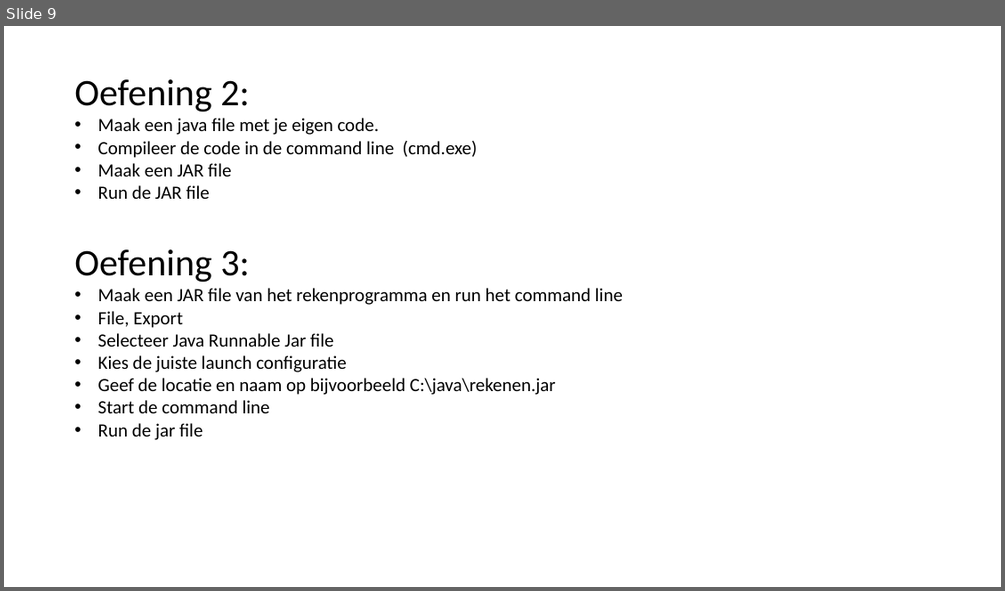
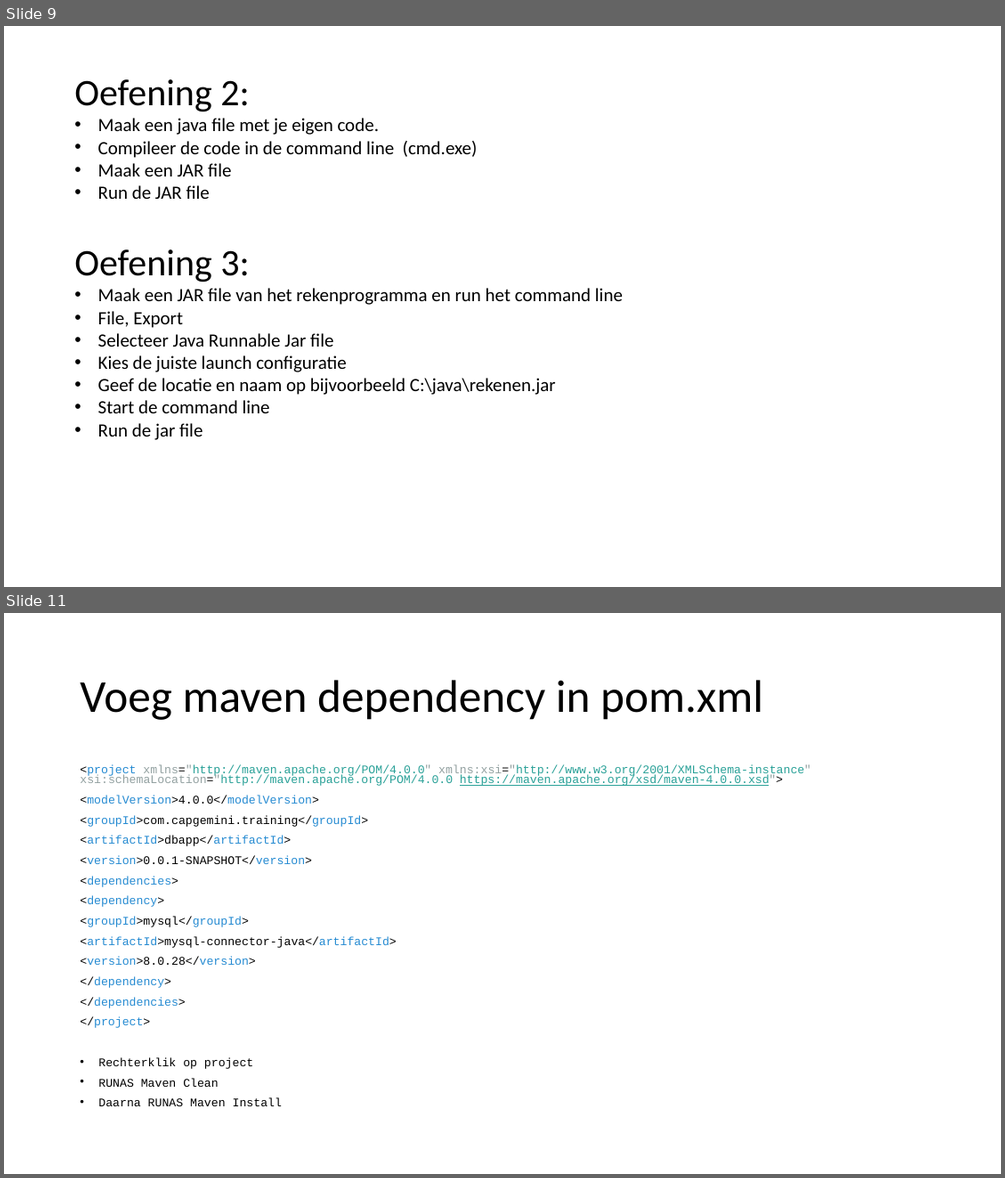
Before and after one commit to otcap/training, a slide deck: java/quickstart/Java training.pptx. Shown one above the other, each under a label of ours: slide 9 before the commit, slides 9 and 11 after it; the slides between them are not shown. The pictures are 1005x591 and 1005x1178 pixels, drawn with LibreOffice and Linux fonts; fonts in the diff are those of the drawing. Boxes give left, top, right and bottom in pixels: in the first picture for what was removed or moved away, otherwise in the second. Text is boxed around its words. In the diff, an @@ line names an element or a change of style, - is before the commit and + after.

```diff
--- a/java/quickstart/Java training.pptx
+++ b/java/quickstart/Java training.pptx
@@ slide 11 added at <box>4,613,1001,1174</box>, background #FFFFFF @@
@@ title added at <box>80,680,763,720</box>, 44 pt, text #000000 @@
+Voeg maven dependency in pom.xml
@@ text added at <box>80,765,811,1106</box>, 11.2 pt, text #000000 @@
+<project xmlns="http://maven.apache.org/POM/4.0.0" xmlns:xsi="http://www.w3.org/2001/XMLSchema-instance" xsi:schemaLocation="http://maven.apache.org/POM/4.0.0 https://maven.apache.org/xsd/maven-4.0.0.xsd">
+<modelVersion>4.0.0</modelVersion>
+<groupId>com.capgemini.training</groupId>
+<artifactId>dbapp</artifactId>
+<version>0.0.1-SNAPSHOT</version>
+<dependencies>
+<dependency>
+<groupId>mysql</groupId>
+<artifactId>mysql-connector-java</artifactId>
+<version>8.0.28</version>
+</dependency>
+</dependencies>
+</project>
+• Rechterklik op project
+• RUNAS Maven Clean
+• Daarna RUNAS Maven Install
```
Also in this commit, not shown: 1 slide changed, 3 other slides added, 1 slide removed.
